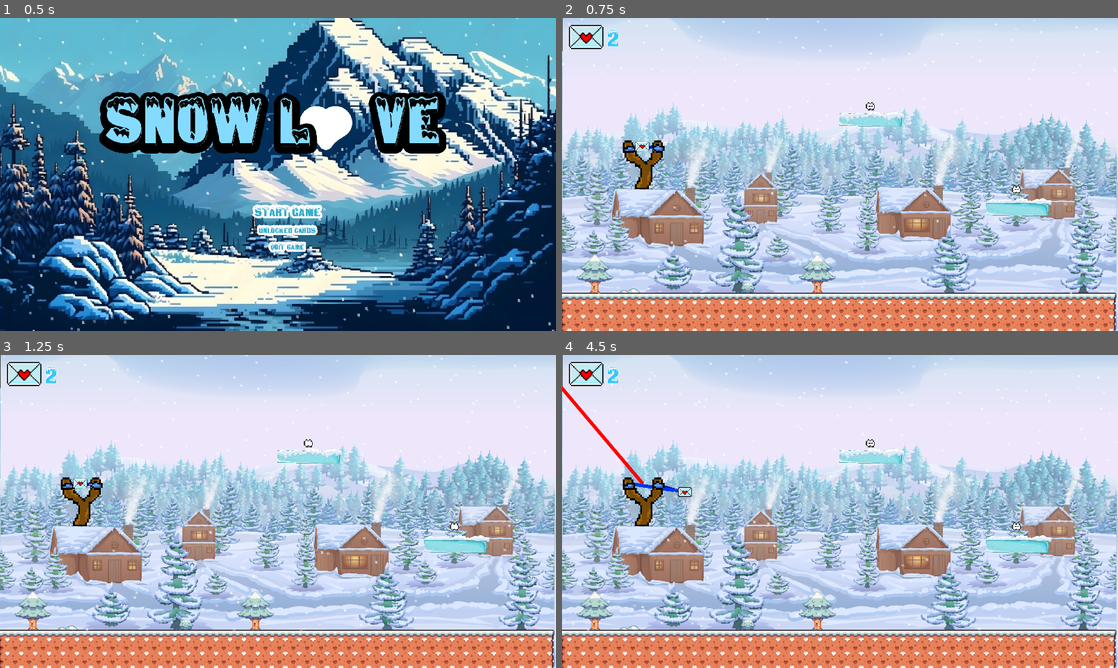
Above: before the commit, frames 1-4 (two rows, left to right).
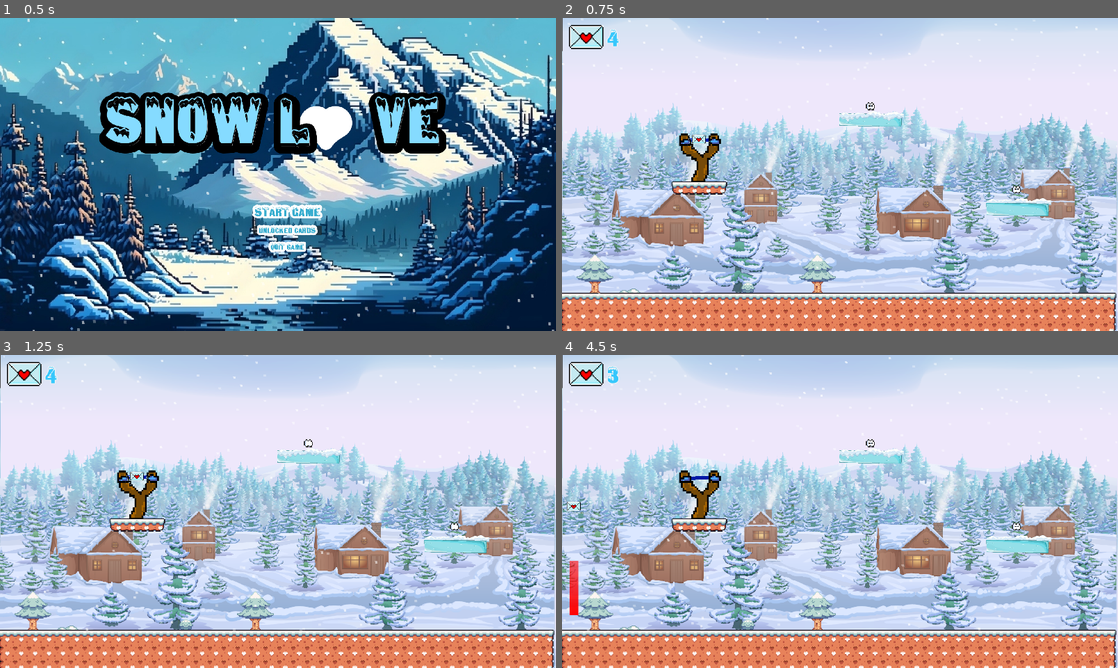
Above: after the commit, the same moments.

Repository: PedroVenanci0/Snow-Love
Game: Godot game, scene res://scenes/menu_principal.tscn
Two runs of this game, one before a commit and one after it. Both use one fixed random seed, a clock stepped at 60 frames per second and the inputs below.
Inputs (mouse positions are in pixels of both pictures, inside the frame that each line leads up to):
- Up to frame 1 (0.5 s): no input
- Up to frame 2 (0.75 s): click "Start Game" at 0.5 s
- Up to frame 3 (1.25 s): no input
- Up to frame 4 (4.5 s): tap Enter (ui_accept) at 1.25, 1.52, 1.55, 1.82, 3.05, 4.35 s; move the mouse to (962, 495) at 1.27 s; press the mouse at (962, 495) at 1.28 s; hold Right (ui_right) 1.28-2 s; release the mouse at (962, 495) at 2 s; drag from (728, 527) to (812, 574) at 2.02 s; move the mouse to (895, 442) at 2.77 s; press the mouse at (895, 442) at 2.78 s; hold Left (ui_left) 2.78-3.5 s; release the mouse at (895, 442) at 3.5 s; drag from (812, 574) to (673, 464) at 3.52 s; move the mouse to (1006, 558) at 4.27 s; hold Right (ui_right) from 4.28 s (still down); click (1006, 558) at 4.42 s

Frame 1 is identical in both runs. In frame 2, 1.7% of the frame differs, in the area x 8-83%, y 3-57%; in frame 3, 1.7%; in frame 4, 2.3%, in the area x 0-30%, y 3-84%.

Commit message:
feat: added game new game mecanincs

Diff:
--- a/project.godot
+++ b/project.godot
@@ -23,7 +23,6 @@
 
 window/size/viewport_width=1920
 window/size/viewport_height=1080
-window/size/mode=3
 window/size/initial_position_type=0
 window/stretch/mode="viewport"
 window/canvas_textures/default_texture_filter=1
--- a/scenes/Global.gd
+++ /dev/null
@@ -1,13 +0,0 @@
-extends Node
-
-var player: CharacterBody2D
-
-# Called when the node enters the scene tree for the first time.
-func _ready():
-	pass # Replace with function body.
-
-# Called every frame. 'delta' is the elapsed time since the previous frame.
-func _process(delta):
-	# DEBUG: Atalho para reiniciar cena
-	if Input.is_action_just_pressed("ui_cancel"):
-		get_tree().reload_current_scene();
--- a/scenes/launchable_card_update.tscn
+++ b/scenes/launchable_card_update.tscn
@@ -1,7 +1,8 @@
-[gd_scene load_steps=22 format=3 uid="uid://bx17gyp3v7exd"]
+[gd_scene load_steps=24 format=3 uid="uid://bx17gyp3v7exd"]
 
 [ext_resource type="Script" path="res://script/LaunchableCardUpdate.gd" id="1_8ybfg"]
 [ext_resource type="Texture2D" uid="uid://cmjdlh5jdyfg4" path="res://assets/carta e estilingue/carta gelada.png" id="2_cda3s"]
+[ext_resource type="PackedScene" uid="uid://xd2bt63smyso" path="res://scenes/trial.tscn" id="3_kdmm5"]
 
 [sub_resource type="PhysicsMaterial" id="PhysicsMaterial_fwsqg"]
 bounce = 0.21
@@ -129,8 +130,12 @@
 [sub_resource type="RectangleShape2D" id="RectangleShape2D_pj35o"]
 size = Vector2(9, 15)
 
+[sub_resource type="Gradient" id="Gradient_rxkb2"]
+colors = PackedColorArray(1, 0, 0, 1, 1, 0, 0, 0.592157)
+
 [node name="LaunchableCardUpdate" type="RigidBody2D"]
-collision_layer = 0
+collision_layer = 3
+collision_mask = 3
 physics_material_override = SubResource("PhysicsMaterial_fwsqg")
 freeze_mode = 1
 script = ExtResource("1_8ybfg")
@@ -148,4 +153,5 @@
 rotation = 1.5708
 shape = SubResource("RectangleShape2D_pj35o")
 
-[connection signal="body_entered" from="." to="." method="_on_body_entered"]
+[node name="Trial" parent="." instance=ExtResource("3_kdmm5")]
+gradient = SubResource("Gradient_rxkb2")
--- a/scenes/player.tscn
+++ b/scenes/player.tscn
@@ -190,9 +190,13 @@
 }]
 
 [sub_resource type="CircleShape2D" id="CircleShape2D_tqtus"]
-radius = 4.0
+radius = 3.0
+
+[sub_resource type="RectangleShape2D" id="RectangleShape2D_hfx34"]
+size = Vector2(8, 8)
 
 [node name="Player" type="CharacterBody2D"]
+collision_mask = 3
 script = ExtResource("1_mr4ox")
 
 [node name="AnimatedSprite2D" type="AnimatedSprite2D" parent="."]
@@ -200,8 +204,17 @@
 sprite_frames = SubResource("SpriteFrames_o6sih")
 animation = &"Idle"
 autoplay = "Idle"
-frame_progress = 0.174591
 
 [node name="CollisionShape2D" type="CollisionShape2D" parent="."]
-position = Vector2(0, -7)
+position = Vector2(0, -4)
 shape = SubResource("CircleShape2D_tqtus")
+
+[node name="Area2D" type="Area2D" parent="."]
+collision_layer = 0
+collision_mask = 2
+
+[node name="CollisionShape2D" type="CollisionShape2D" parent="Area2D"]
+position = Vector2(0, -5)
+shape = SubResource("RectangleShape2D_hfx34")
+
+[connection signal="body_entered" from="Area2D" to="." method="_on_area_2d_body_entered"]
--- a/scenes/world_01.tscn
+++ b/scenes/world_01.tscn
@@ -1,6 +1,7 @@
-[gd_scene load_steps=21 format=3 uid="uid://dgme7obfo2ryq"]
+[gd_scene load_steps=22 format=3 uid="uid://dgme7obfo2ryq"]
 
 [ext_resource type="Texture2D" uid="uid://cbtsf8m7gbhhs" path="res://assets/world/Seasonal Tilesets/Seasonal Tilesets/4 - Winter World/Terrain (16 x 16).png" id="1_tgehh"]
+[ext_resource type="Script" path="res://script/world_01.gd" id="1_v5ntp"]
 [ext_resource type="Texture2D" uid="uid://cg0r5cxyfkhpk" path="res://assets/world/Seasonal Tilesets/Seasonal Tilesets/4 - Winter World/Winter_entities (16 x 16).png" id="2_skqpc"]
 [ext_resource type="Shader" path="res://shader/rain_and_snow_shader.gdshader" id="3_ilnu4"]
 [ext_resource type="PackedScene" uid="uid://bht4ua6k7nlh5" path="res://scenes/player.tscn" id="4_niov7"]
@@ -45,7 +46,6 @@
 11:1/0 = 0
 11:1/0/physics_layer_0/linear_velocity = Vector2(0, 0)
 11:1/0/physics_layer_0/angular_velocity = 0.0
-11:1/0/physics_layer_0/polygon_0/points = PackedVector2Array(-8, -8, 8, -8, 8, 8, -8, 8)
 11:1/0/physics_layer_1/linear_velocity = Vector2(0, 0)
 11:1/0/physics_layer_1/angular_velocity = 0.0
 11:1/0/physics_layer_2/linear_velocity = Vector2(0, 0)
@@ -134,7 +134,6 @@
 9:3/0 = 0
 9:3/0/physics_layer_0/linear_velocity = Vector2(0, 0)
 9:3/0/physics_layer_0/angular_velocity = 0.0
-9:3/0/physics_layer_0/polygon_0/points = PackedVector2Array(-8, -8, 8, -8, 8, 8, -8, 8)
 9:3/0/physics_layer_1/linear_velocity = Vector2(0, 0)
 9:3/0/physics_layer_1/angular_velocity = 0.0
 9:3/0/physics_layer_2/linear_velocity = Vector2(0, 0)
@@ -142,7 +141,6 @@
 10:3/0 = 0
 10:3/0/physics_layer_0/linear_velocity = Vector2(0, 0)
 10:3/0/physics_layer_0/angular_velocity = 0.0
-10:3/0/physics_layer_0/polygon_0/points = PackedVector2Array(-8, -8, 8, -8, 8, 8, -8, 8)
 10:3/0/physics_layer_1/linear_velocity = Vector2(0, 0)
 10:3/0/physics_layer_1/angular_velocity = 0.0
 10:3/0/physics_layer_2/linear_velocity = Vector2(0, 0)
@@ -157,7 +155,6 @@
 12:3/0 = 0
 12:3/0/physics_layer_0/linear_velocity = Vector2(0, 0)
 12:3/0/physics_layer_0/angular_velocity = 0.0
-12:3/0/physics_layer_0/polygon_0/points = PackedVector2Array(-8, -8, 8, -8, 8, 8, -8, 8)
 12:3/0/physics_layer_1/linear_velocity = Vector2(0, 0)
 12:3/0/physics_layer_1/angular_velocity = 0.0
 12:3/0/physics_layer_2/linear_velocity = Vector2(0, 0)
@@ -165,7 +162,6 @@
 13:3/0 = 0
 13:3/0/physics_layer_0/linear_velocity = Vector2(0, 0)
 13:3/0/physics_layer_0/angular_velocity = 0.0
-13:3/0/physics_layer_0/polygon_0/points = PackedVector2Array(-8, -8, 8, -8, 8, 8, -8, 8)
 13:3/0/physics_layer_1/linear_velocity = Vector2(0, 0)
 13:3/0/physics_layer_1/angular_velocity = 0.0
 13:3/0/physics_layer_2/linear_velocity = Vector2(0, 0)
@@ -405,6 +401,7 @@
 size = Vector2(83.8123, 248.551)
 
 [node name="world_01" type="Node2D"]
+script = ExtResource("1_v5ntp")
 
 [node name="Camera2D2" type="Camera2D" parent="."]
 position = Vector2(305, 167)
@@ -420,7 +417,7 @@
 tile_set = SubResource("TileSet_46tct")
 format = 2
 layer_0/name = "Ground"
-layer_0/tile_data = PackedInt32Array(2621440, 262152, 5, 262 …(3935 unchanged characters)… , 2687012, 262152, 6, 2687013, 262152, 6)
+layer_0/tile_data = PackedInt32Array(2621440, 262152, 5, 262 …(3935 unchanged characters)… , 2687012, 262152, 6, 2687013, 262152, 6, 1900551, 589832, 3, 1900552, 655368, 3, 1900553, 786440, 3, 1900554, 851976, 3)
 layer_1/name = "Trees"
 layer_1/tile_data = PackedInt32Array(2293777, 65545, 1, 2293761, 65545, 1, 2359308, 65545, 5, 2359299, 196617, 5, 2359300, 262153, 5)
 layer_2/name = "Obstacules"
@@ -500,11 +497,12 @@
 centered = false
 
 [node name="SceneDePause" parent="." instance=ExtResource("11_00qbu")]
+visible = false
 
 [node name="HUD_cards" parent="." instance=ExtResource("12_2a8e3")]
 
 [node name="Slingshot" parent="." node_paths=PackedStringArray("projectile") instance=ExtResource("13_h71wn")]
-position = Vector2(79, 98)
+position = Vector2(144, 90)
 projectile = NodePath("../LaunchableCardUpdate")
 
 [node name="LaunchableCardUpdate" parent="." instance=ExtResource("13_b683t")]
@@ -525,7 +523,6 @@
 
 [node name="CollisionShape2D" type="CollisionShape2D" parent="ContruçãoGelo02"]
 position = Vector2(1.83459, -1.70837)
-scale = Vector2(1, 1)
 shape = SubResource("RectangleShape2D_hg3pr")
 
 [node name="ContruçãoGelo04" type="Sprite2D" parent="ContruçãoGelo02"]
@@ -553,7 +550,6 @@
 
 [node name="CollisionShape2D2" type="CollisionShape2D" parent="ContruçãoGelo03"]
 position = Vector2(1.43903, -4.48291)
-scale = Vector2(1, 1)
 shape = SubResource("RectangleShape2D_hg3pr")
 
 [node name="ContruçãoGelo05" type="Sprite2D" parent="ContruçãoGelo03"]
--- a/script/Global.gd
+++ b/script/Global.gd
@@ -6,29 +6,17 @@
 var sucessful : bool
 var holding : bool
 var numberCards = 0
-
-var cardsWords: Dictionary = {
-	"NumberCards_01": 2,
-	"NumberCards_02": 3,
-	"NumberCards_03": 4,
-}
+var playerLoving = 0
 
 func _ready():
+	pass
 
-	var currentScene = get_tree().current_scene.name if get_tree().current_scene != null else ""
-	print(numberCards)
 
-	match currentScene:
-		"world_01":
-			numberCards = cardsWords.get("NumberCards_01")
-		"world_02":
-			numberCards = cardsWords.get("NumberCards_02")
-		"menu_principal":
-			numberCards = cardsWords.get("NumberCards_01")
 
 func _process(delta):
-	pass
-
+	if playerLoving == 2:
+		#await get_tree().create_timer(1).timeout
+		get_tree().change_scene_to_file("res://scenes/vitoria.tscn")
 
 	# DEBUG: Atalho para reiniciar cena
 	if Input.is_action_just_pressed("ui_cancel"):
--- a/script/LaunchableCardUpdate.gd
+++ b/script/LaunchableCardUpdate.gd
@@ -1,4 +1,5 @@
 extends RigidBody2D
+class_name Card
 
 @onready var player = $"../Player"
 @onready var player_2 = $"../Player2"
@@ -38,9 +39,3 @@
 		#var _dragEnd = get_global_mouse_position()
 		#var dir = dragStart - _dragEnd
 		#apply_impulse(dir * 5)
-
-func _on_body_entered(body):
-	if body.name == "player":
-		animated_sprite_2d.play("Happy")
-	if body.name == "player2":
-		animated_sprite_2d.play("Happy")
--- a/script/Slingshot.gd
+++ b/script/Slingshot.gd
@@ -86,8 +86,11 @@
 	projectile.apply_impulse(_dir * 10);
 
 	successful = true;
+	Global.numberCards -= 1
 	Global.sucessful = true;
 	launched = true;
 
-	await get_tree().create_timer(2).timeout
+	await get_tree().create_timer(2.5).timeout
+	if Global.numberCards == 0:
+		get_tree().change_scene_to_file("res://scenes/game_over.tscn")
 	successful = false
--- a/script/player.gd
+++ b/script/player.gd
@@ -2,6 +2,9 @@
 
 const SPEED = 300
 const JUMP_VELOCITY = -400.0
+var collinding : bool = false
+var hitted : bool = true
+@onready var animated_sprite_2d = $AnimatedSprite2D
 
 func _ready():
 	Global.player = self
@@ -9,25 +12,21 @@
 # Get the gravity from the project settings to be synced with RigidBody nodes.
 var gravity = 980
 
-func _physics_process(delta):
-	# Add the gravity.
-	if not is_on_floor():
-		velocity.y += gravity * delta
-
-	## Handle jump.
-	#if Input.is_action_just_pressed("ui_accept") and is_on_floor():
-		#velocity.y = JUMP_VELOCITY
-#
-	## Get the input direction and handle the movement/deceleration.
-	## As good practice, you should replace UI actions with custom gameplay actions.
-	#var direction = Input.get_axis("ui_left", "ui_right")
-	#if direction:
-		#velocity.x = direction * SPEED
-	#else:
-		#velocity.x = move_toward(velocity.x, 0, SPEED)
-#
-	#move_and_slide()
-
 func _process(delta):
+	print(collinding)
 	if Global.cartasDesbloqueadas == 3:
 		get_tree().change_scene_to_file("res://scenes/vitoria.tscn")
+	stateAnimation()
+
+func stateAnimation():
+	var _state = "Idle"
+	if collinding:
+		_state = "Happy"
+	if Global.numberCards == 0:
+		_state = "Die"
+	animated_sprite_2d.play(_state)
+
+func _on_area_2d_body_entered(body):
+	$Area2D/CollisionShape2D.set_deferred("disabled", true)
+	Global.playerLoving +=1
+	collinding = true
--- a/script/trial.gd
+++ b/script/trial.gd
@@ -1,10 +1,11 @@
 extends Line2D
+class_name Trials
 
 var queue : Array
 @export var MaxLenght : int
 
 func _process(delta):
-	var pos = get_parent().position
+	var pos = _get_position()
 	queue.push_front(pos)
 
 	if queue.size() > MaxLenght:
@@ -14,5 +15,6 @@
 	for point in queue:
 		add_point(point)
 
+
 func _get_position():
-	return get_global_mouse_position()
+	return get_parent().position
--- a/script/trialExtends.gd
+++ b/script/trialExtends.gd
@@ -1,4 +1,4 @@
-extends "res://script/trial.gd"
+extends Trials
 
 func _get_position():
 	return get_parent().position
--- /dev/null
+++ b/script/world_01.gd
@@ -0,0 +1,14 @@
+extends Node2D
+
+@onready var player = $Player
+@onready var player_2 = $Player2
+
+
+# Called when the node enters the scene tree for the first time.
+func _ready():
+	Global.numberCards = 4
+
+
+# Called every frame. 'delta' is the elapsed time since the previous frame.
+func _process(delta):
+	pass
Not shown: 1 places in scenes/player.tscn that only renumber resources
